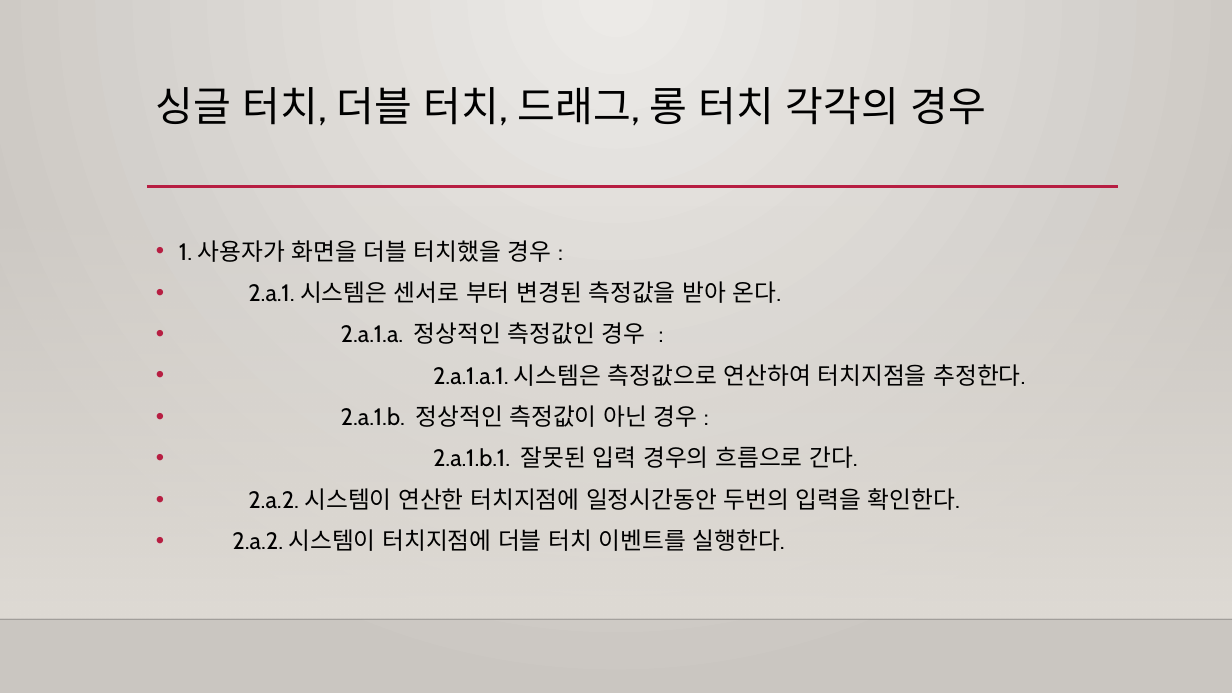
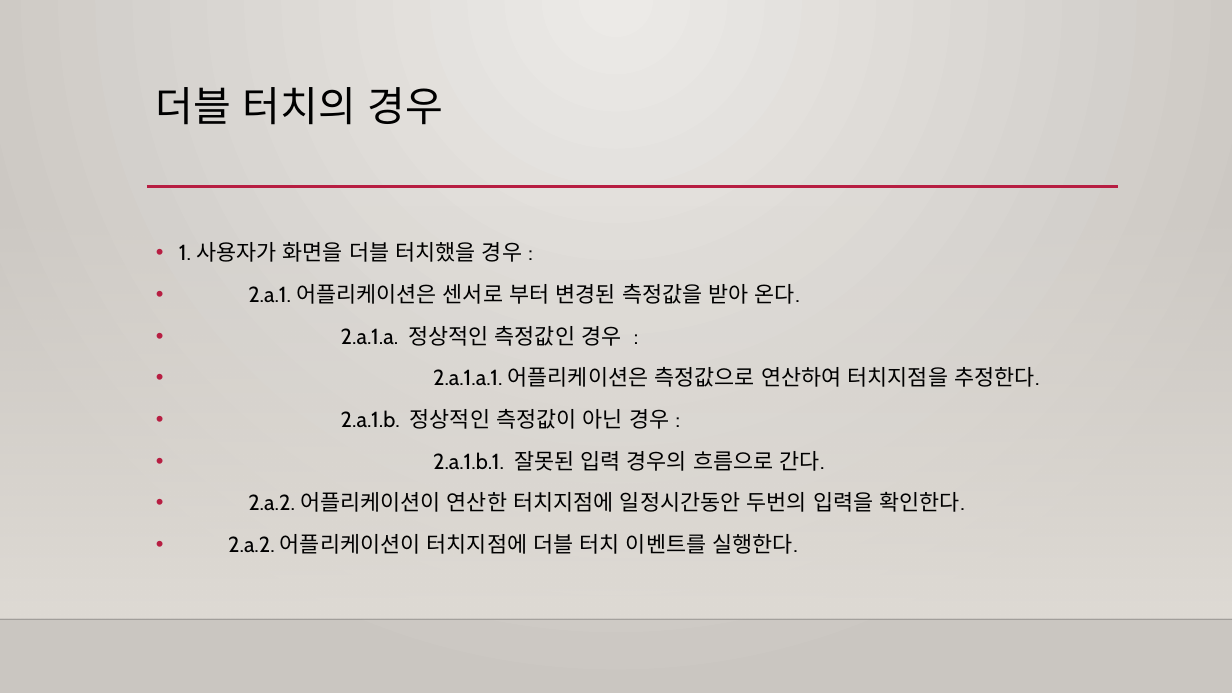
Before and after one commit to Capstone-Design/Documents, a slide deck: slide 9 of 캡스톤디자인발표 17.10.19.pptx (slide 8 before the commit). Drawn at 1232x693 pixels with LibreOffice and Linux fonts; fonts in the diff are those of the drawing; background and template pictures are left out. Boxes give left, top, right and bottom in pixels: in the first picture for what was removed or moved away, otherwise in the second. Text is boxed around its words. In the diff, an @@ line names an element or a change of style, - is before the commit and + after.

```diff
--- a/캡스톤디자인발표 17.10.19.pptx
+++ b/캡스톤디자인발표 17.10.19.pptx
@@ title at (156, 87, 444, 125): text changed @@
-싱글 터치, 더블 터치, 드래그, 롱 터치 각각의 경우
+더블 터치의 경우
@@ text at (179, 242, 825, 471): size 18.5 to 17 pt in "1. 사용자가 화면을 더블 터치했을 경우 :", "2.a.1.a. 정상적인 측정값인 경우 :", "2.a.1.b. 정상적인 측정값이 아닌 경우 :", "2.a.1.b.1. 잘못된 입력 경우의 흐름으로 간다."; line spacing 1 to 1.1 @@
@@ text at (248, 284, 800, 304): text changed; size 18.5 to 17 pt @@
-• 2.a.1. 시스템은 센서로 부터 변경된 측정값을 받아 온다.
+• 2.a.1. 어플리케이션은 센서로 부터 변경된 측정값을 받아 온다.
@@ text at (433, 367, 1039, 387): text changed; size 18.5 to 17 pt @@
-• 2.a.1.a.1. 시스템은 측정값으로 연산하여 터치지점을 추정한다.
+• 2.a.1.a.1. 어플리케이션은 측정값으로 연산하여 터치지점을 추정한다.
@@ text at (228, 491, 965, 554): text changed; size 18.5 to 17 pt @@
-• 2.a.2. 시스템이 연산한 터치지점에 일정시간동안 두번의 입력을 확인한다.
-• 2.a.2. 시스템이 터치지점에 더블 터치 이벤트를 실행한다.
+• 2.a.2. 어플리케이션이 연산한 터치지점에 일정시간동안 두번의 입력을 확인한다.
+• 2.a.2. 어플리케이션이 터치지점에 더블 터치 이벤트를 실행한다.
```
Also in this commit, not shown: 9 other slides changed, 4 slides added.
